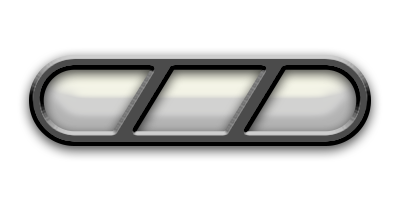
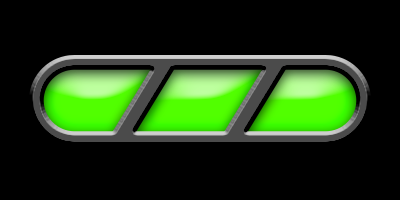
Revision of a layered 400×200 image; what changed, layer by layer:
hid "Rectangle 2", opacity 16% → 14% over [36, 60, 363, 139]
showed "bar 1" over [39, 62, 170, 137]
showed "bar 3" over [229, 62, 359, 137]
renamed "Rectangle 1" to "bar 2", showed it over [126, 69, 279, 132]
showed "Layer 2" over [0, 0, 400, 200]
